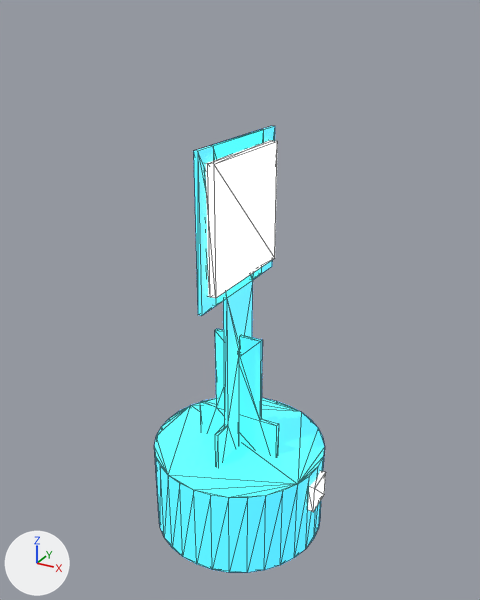
An edit to the COLLADA model models/creeper_fisica/creeper_fisica/creeper11_azul/materials/textures/Creeper_Azul._base.dae, drawn before and after from the same camera.
Rendered twice from a camera (50 mm lens) standing at (0.395, -0.714, 0.469) and looking at (-0.001, 0.007, 0.108). Lighting does not change. The marker at lower left points along +X, +Y and +Z. Mesh edges are drawn as thin lines. Where no turn or scale is listed for an object, it has been applied to the vertices.

Names of what the first picture shows: 'Creeper_-_Montagem_v3', 'Cylinder', 'MarkerData_Azul', 'MarkerData_Base'.
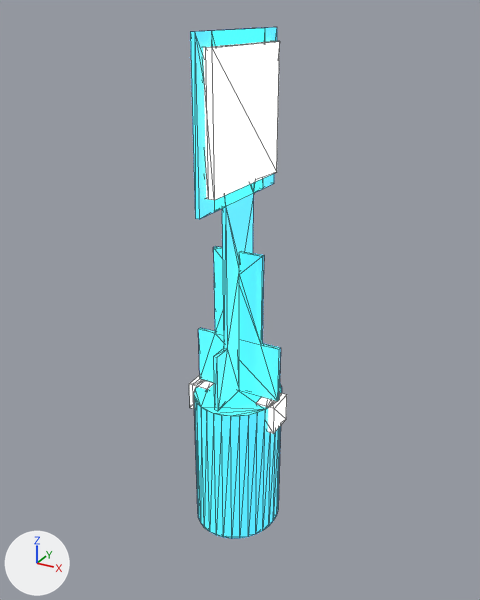
What changed in the scene script:
```text
Change ob_creeper___montagem_v3:
    ob_creeper___montagem_v3.location: (0.0, 0.0, 0.0) -> (0.0, 0.0, 0.121)
Change ob_markerdata_azul:
    ob_markerdata_azul.location: (0.003, 0.001, 0.228) -> (0.003, 0.001, 0.35)
Change ob_cylinder:
    ob_cylinder.location: (0.0, 0.003, -0.183) -> (0.0, -0.001, -0.134)
    ob_cylinder.scale: (0.125, 0.125, 0.065) -> (0.0605, 0.0674, 0.105)
Change ob_markerdata_base_001:
    ob_markerdata_base_001.location: (-0.132, 0.0, -0.158) -> (-0.07, 0.0, -0.048)
Change ob_markerdata_base:
    ob_markerdata_base.location: (0.129, 0.0, -0.183) -> (0.065, 0.0, -0.074)
```

Changed parts and their boxes (x1, y1, x2, y2) in the pictures (480 x 600 px):
'Cylinder', moved, rescaled: before (154, 398, 325, 573); after (194, 384, 282, 539)
'Creeper_-_Montagem_v3', moved: before (193, 126, 279, 466); after (190, 27, 281, 411)
'MarkerData_Azul', moved: before (206, 140, 277, 298); after (203, 41, 280, 200)
'MarkerData_Base', moved: before (308, 471, 326, 512); after (256, 393, 287, 434)
'MarkerData_Base_001', moved (not visible before): after (189, 375, 214, 409)
